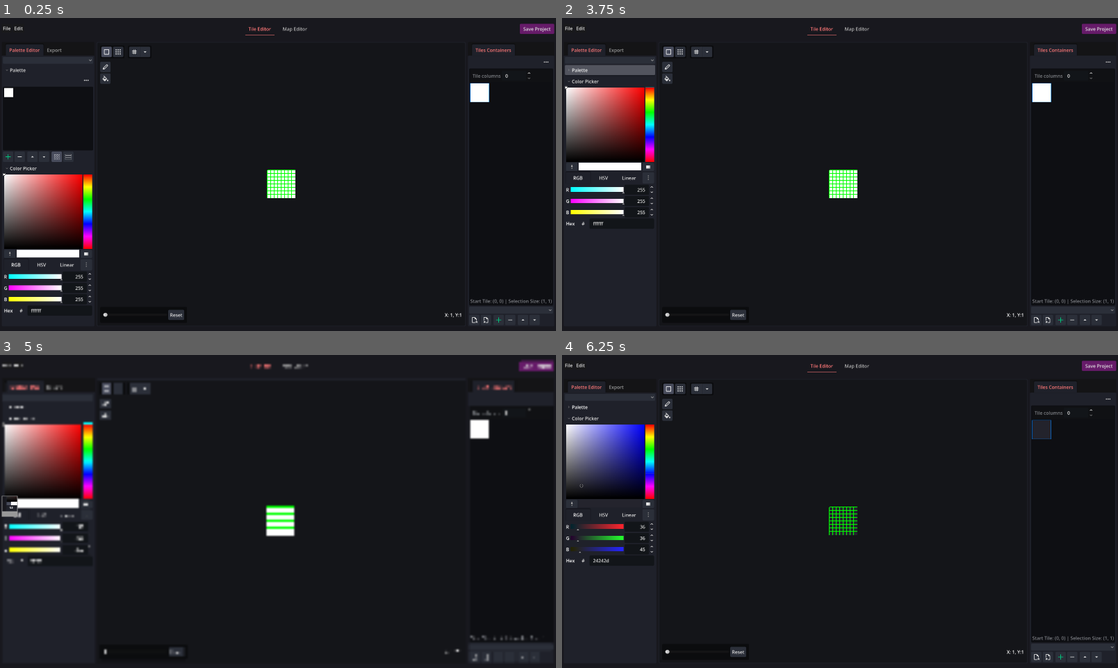
Above: before the commit, frames 1-4 (two rows, left to right).
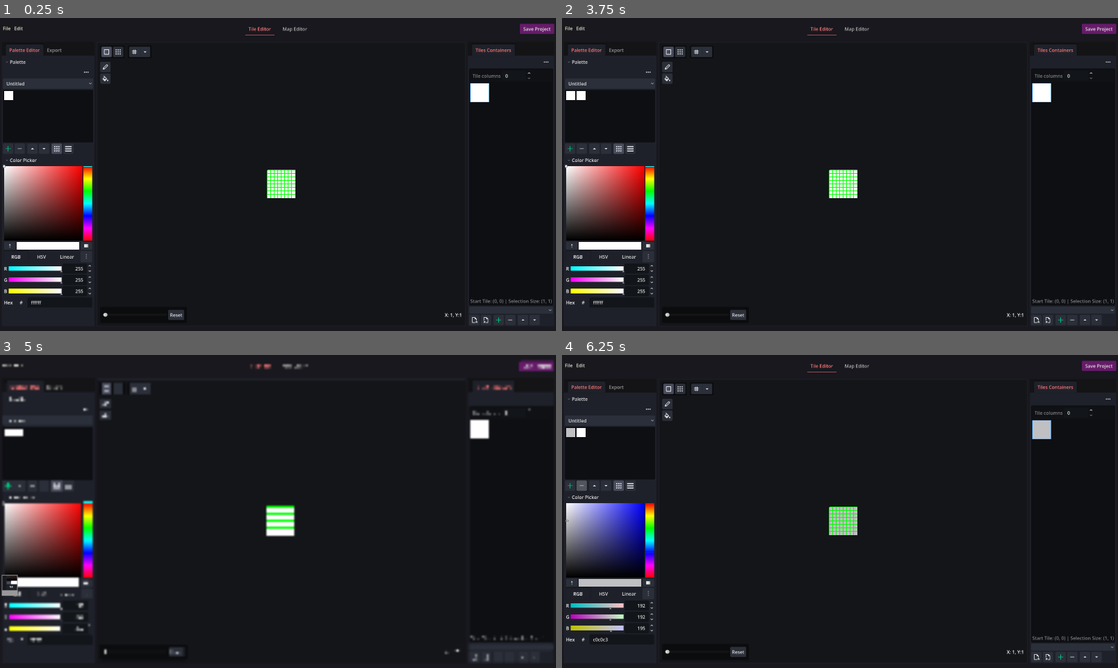
Above: after the commit, the same moments.

Repository: dmoreland117/gba-tile-edit
Game: Godot game, scene res://main.tscn
Same seed, same stepped clock (60 frames per second), same inputs: the game is played once before the commit and once after it. The engine's default icon, where the game draws it, is replaced by a stand-in: a white triangle on a blue panel in a dark square.
Inputs (mouse positions are in pixels of both pictures, inside the frame that each line leads up to; where the layout moved, square brackets give the same spot in the first picture):
- Up to frame 1 (0.25 s): no input
- Up to frame 2 (3.75 s): click (612, 83) [612, 61] at 0.5 s; click (567, 149) [567, 155] at 1.25 s; click (667, 52) at 2 s; click (667, 52) at 2.75 s; click (650, 71) at 3.52 s
- Up to frame 3 (5 s): click (11, 583) [11, 505] at 4.25 s
- Up to frame 4 (6.25 s): click "RGB" at 5 s; click (584, 486) at 5.77 s

The runs differ from the first frame. In frame 1, 6.2% of the frame differs, in the area x 0-17%, y 13-95%; in frame 2, 8.8%; in frame 3, 8.9%, in the area x 0-17%, y 13-92%; in frame 4, 8.3%.

Commit message:
some cleanup

Diff:
--- a/class/gb_palette_data.gd
+++ b/class/gb_palette_data.gd
@@ -5,7 +5,9 @@
 enum {PALETTE_MODE_FIXED, PALETTE_MODE_RGB}
 
 signal palette_updated()
+signal palette_color_added()
 signal palette_color_updated(id:int, color:Color)
+signal palette_color_removed(id:int)
 signal palette_name_changed(new_name:String)
 
 var palette_name:String = 'Untitled'
--- a/class/plugins/export_plugin.gd
+++ b/class/plugins/export_plugin.gd
@@ -19,30 +19,3 @@
 
 func request_update_export_params() -> void:
 	export_params_update_requested.emit()
-
-
-#signal plugin_params_updated()
-#
-#func request_update_params():
-	#plugin_params_updated.emit()
-#
-#func _get_exporter_name() -> String:
-	#return ''
-#
-#func _get_exporter_params() -> Dictionary:
-	#return {}
-#
-#func _export_palette(colors:Array[GBPaletteColor], path:String, params:Dictionary):
-	#pass
-#
-#func _export_tile(tile:GBTileData, path:String, params:Dictionary):
-	#pass
-#
-#func _export_tiles(tiles:Array[GBTileData], path:String, params:Dictionary):
-	#pass
-#
-#func _export_map(map:GBMapData, path:String, params:Dictionary):
-	#pass
-#
-#func _get_filters() -> PackedStringArray:
-	#return []
--- a/class/rgb_palette_data.gd
+++ b/class/rgb_palette_data.gd
@@ -2,9 +2,9 @@
 class_name RGBPaletteData
 
 
-
 func add_color(color=Color.WHITE) -> void:
 	_colors.append(color)
+	palette_color_added.emit()
 	palette_updated.emit()
 
 func get_color(id:int) -> Color:
@@ -25,4 +25,5 @@
 		return
 
 	_colors.remove_at(id)
+	palette_color_removed.emit(id)
 	palette_updated.emit()
--- a/class/test_exporter.gd
+++ /dev/null
@@ -1,29 +0,0 @@
-extends ExportPlugin
-class_name TestExporter
-
-
-func _init() -> void:
-	Project.palettes_updated.connect(request_update_export_params)
-
-func get_exporter_name() -> String:
-	return 'GBA Binary'
-
-func get_supported_types() -> Array[String]:
-	return['palettes']
-
-func get_export_file_filters() -> Array[String]:
-	return []
-
-func get_export_params(type:String) -> Dictionary:
-	return {
-		'palette': {
-			'type': ExportPropContainer.TYPE_ENUM,
-			'options': Project.get_palettes().map(
-				func(e): return e.palette_name
-			),
-			'default': 0
-		}
-	}
-
-func export(path:String, type:String, params) -> bool:
-	return true
--- a/class/test_exporter_c.gd
+++ /dev/null
@@ -1,67 +0,0 @@
-extends ExportPlugin
-class_name TestExporterC
-
-
-func _init() -> void:
-	Project.palettes_updated.connect(request_update_export_params)
-
-func get_exporter_name() -> String:
-	return 'GBA C Header'
-
-func get_supported_types() -> Array[String]:
-	return['palettes', 'tilesets']
-
-func get_export_file_filters() -> Array[String]:
-	return ['*.h']
-
-func get_export_params(type:String) -> Dictionary:
-	var ret = {}
-	if type == 'palettes':
-		ret = {
-			'palette': {
-				'type': ExportPropContainer.TYPE_ENUM,
-				'options': Project.get_palettes().map(
-					func(e): return e.palette_name
-				),
-				'default': 0
-			},
-			'array_name': {
-				'type': TYPE_STRING,
-				'default': Project.get_selected_palette().palette_name
-			},
-			'array_bpp': {
-				'type': ExportPropContainer.TYPE_ENUM,
-				'options': [
-					'4 bpp', '8 bpp'
-				],
-				'default': 0
-			},
-			'array_type': {
-				'type': TYPE_STRING,
-				'default': 'Uint8'
-			}
-		}
-
-	if type == 'tilesets':
-		ret = {
-			'array_name': {
-				'type': TYPE_STRING,
-				'default': Project.get_selected_palette().palette_name
-			},
-			'array_bpp': {
-				'type': ExportPropContainer.TYPE_ENUM,
-				'options': [
-					'4 bpp', '8 bpp'
-				],
-				'default': 0
-			},
-			'array_type': {
-				'type': TYPE_STRING,
-				'default': 'Uint8'
-			}
-		}
-
-	return ret
-
-func export(path:String, type:String, params) -> bool:
-	return true
--- /dev/null
+++ b/global/event_buss.gd
@@ -0,0 +1,4 @@
+extends Node
+
+
+signal on_event(category:String, )
--- a/global/project.gd
+++ b/global/project.gd
@@ -2,8 +2,6 @@
 
 
 signal Preset_idx_changed(idx:int)
-signal selected_palette_changed(new_palette:GBPaletteData)
-signal palettes_updated()
 signal tilesets_updated()
 signal maps_updated()
 signal proj_name_changed(new_name:String)
@@ -16,8 +14,7 @@
 		preset_idx = val
 		Preset_idx_changed.emit(val)
 
-
-var _palettes:Array[GBPaletteData] = []
+var palettes:Palettes = Palettes.new()
 var _tilesets:Array[GBTileSet] = []
 var _maps:Array[GBMapData] = []
 
@@ -41,11 +38,11 @@
 	Log.pr('Creating Project with system type:', preset.name)
 	Log.debug(preset)
 
-	_palettes.clear()
+	palettes.clear()
 	_tilesets.clear()
 	_maps.clear()
 
-	_palettes.append(RGBPaletteData.new())
+	palettes.add_palette(RGBPaletteData.new())
 	_tilesets.append(GBTileSet.new(Vector2(8, 8)))
 	_maps.append(GBMapData.new())
 
@@ -69,34 +66,19 @@
 
 	#Exporter.default_exporter = preset.get('default_export_plugin_idx', 0)
 
-	if _palettes[0] is FixedPaletteData:
-		_palettes[0].register_fixed_colors([Color.WHITE, Color.GREEN])
-	_palettes[0].add_color()
+	#if _palettes[0] is FixedPaletteData:
+		#_palettes[0].register_fixed_colors([Color.WHITE, Color.GREEN])
+	palettes.get_palette(0).add_color()
 	_tilesets[0].add_tile()
 
 func clear():
 	_maps.clear()
 	_tilesets.clear()
-	_palettes.clear()
+	palettes.clear()
 
 	proj_name = ''
 
-func get_palette(idx:int) -> GBPaletteData:
-	return _palettes.get(idx)
 
-func get_palettes() -> Array[GBPaletteData]:
-	return _palettes
-
-func select_palette(idx:int):
-	Context.selected_palette_index = idx
-	selected_palette_changed.emit(_palettes[idx])
-
-func get_selected_palette() -> GBPaletteData:
-	return _palettes.get(Context.selected_palette_index)
-
-func add_palette(new_palette:GBPaletteData):
-	_palettes.append(new_palette)
-	palettes_updated.emit()
 
 func get_tileset(idx:int) ->GBTileSet:
 	if _tilesets.is_empty():
@@ -123,3 +105,23 @@
 
 func get_maps() -> Array[GBMapData]:
 	return _maps
+
+class Palettes:
+	signal palettes_updated()
+
+	var _palettes:Array[GBPaletteData] = []
+
+
+	func get_palette(idx:int) -> GBPaletteData:
+		return _palettes.get(idx)
+
+	func get_palettes() -> Array[GBPaletteData]:
+		return _palettes
+
+	func add_palette(new_palette:GBPaletteData):
+		_palettes.append(new_palette)
+		palettes_updated.emit()
+
+	func clear():
+		_palettes.clear()
+		palettes_updated.emit()
--- a/plugins/base_exporters/gba_bin_exporter.gd
+++ b/plugins/base_exporters/gba_bin_exporter.gd
@@ -3,7 +3,7 @@
 
 
 func _init() -> void:
-	Project.palettes_updated.connect(request_update_export_params)
+	Project.palettes.palettes_updated.connect(request_update_export_params)
 
 func get_exporter_name() -> String:
 	return 'GBA Binary'
@@ -20,7 +20,7 @@
 		ret = {
 			'palette': {
 				'type': ExportPropContainer.TYPE_ENUM,
-				'options': Project.get_palettes().map(
+				'options': Project.palettes.get_palettes().map(
 					func(e): return e.palette_name
 				),
 				'default': 0
--- a/plugins/base_exporters/gba_c_header_exporter.gd
+++ b/plugins/base_exporters/gba_c_header_exporter.gd
@@ -13,7 +13,7 @@
 
 
 func _init() -> void:
-	Project.palettes_updated.connect(request_update_export_params)
+	Project.palettes.palettes_updated.connect(request_update_export_params)
 
 func get_exporter_name() -> String:
 	return 'GBA Dexkit Pro C Header'
--- a/plugins/palette_editor/palette_editor.gd
+++ b/plugins/palette_editor/palette_editor.gd
@@ -1,5 +1,6 @@
 class_name PaletteEditor
 extends ScrollContainer
+
 
 signal color_prssed(id:int)
 
@@ -56,6 +57,7 @@
 		#fixed_color_picker.show()
 		#fixed_color_picker.colors = palette.get_fixed_colors()
 		#color_picker.hide()
+
 #endregion
 
 #region privates
@@ -95,12 +97,27 @@
 				_hovered_color_id = cr.get_index()
 		)
 
+func _populate_palette_selector_dropdown():
+	if !selected_palette_opt:
+		return
+
+	selected_palette_opt.clear()
+	for palette in Project.palettes.get_palettes():
+		selected_palette_opt.add_item(palette.palette_name.capitalize())
+
 #endregion
 
 func _ready() -> void:
 	set_palette(palette)
 
+	_populate_palette_selector_dropdown()
+	if selected_palette_opt:
+		selected_palette_opt.select(0)
+
 	pass
+
+func _connect_signals():
+	Project.palettes.palettes_updated.connect(_on_project_palettes_updated)
 
 func _input(event: InputEvent) -> void:
 	if !_mouse_inside_panel:
@@ -144,159 +161,12 @@
 
 	palette.set_color_indexed(selected_color_id, idx)
 
+func _on_project_palettes_updated():
+	var last_id = selected_palette_opt.selected
+	_populate_palette_selector_dropdown()
+	selected_palette_opt.select(last_id)
+
+func _on_selected_palette_opt_item_selected(index: int) -> void:
+	set_palette(Project.palettes.get_palette(index))
+
 #endregion
-
-#func _ready() -> void:
-	#Context.selected_palette_color_index_changed.connect(_on_context_selected_color_changed)
-	#Context.selected_palette_bank_changed.connect(_on_context_selected_color_changed)
-	#
-	#Project.palettes_updated.connect(_populate_selected_palettes_opt)
-	#Project.selected_palette_changed.connect(_on_palette_selected)
-	#_on_palette_selected(Project._palettes[Context.selected_palette_index])
-	#
-	#_populate_selected_palettes_opt()
-	##_register_commands()
-#
-#func _on_palette_selected(new_palette):
-	#Context.selected_palette_index = 0
-	#Context.selected_palette_bank_index = 0
-	#
-	#_on_palette_mode_changed(new_palette.mode)
-#
-	#_draw_colors(new_palette)
-	#
-	#color_picker.color = new_palette.get_color(
-		#Context.selected_palette_index
-	#)
-	#
-	#palette_name_input.text = new_palette.palette_name
-	#
-	#new_palette.palette_updated.connect(_draw_colors.bind(Project.get_selected_palette()))
-	#new_palette.palette_mode_changed.connect(_on_palette_mode_changed)
-	#new_palette.fixed_colors_registered.connect(fixed_color_picker.draw_colors)
-	#new_palette.palette_name_changed.connect(_on_palette_name_changed)
-#
-#func _populate_selected_palettes_opt():
-	#selected_palette_opt.clear()
-	#
-	#for palette in Project.get_palettes():
-		#selected_palette_opt.add_item(palette.palette_name)
-	#
-	#selected_palette_opt.selected = Context.selected_palette_index
-#
-#func _draw_colors(palette:GBPaletteData):
-	#for child in palette_grid.get_children():
-		#child.queue_free()
-	#
-	#if banked:
-		#var banks = []
-		#for i in range(0, palette.get_colors().size(), palette.bank_size):
-			#banks.append(palette.get_colors().slice(i, i + palette.bank_size))
-		#
-		#for bank_idx in range(banks.size()):
-			#var inst:PaletteBankContainer = PALETTE_BANK.instantiate()
-			#inst.colors = banks[bank_idx]
-			#inst.bank = bank_idx
-			#inst.color_selected.connect(select_color)
-			#
-			#palette_grid.add_child(inst)
-	#else:
-		#var flow_container = HFlowContainer.new()
-		#flow_container.add_theme_constant_override('h_separation', 8)
-		#flow_container.add_theme_constant_override('v_separation', 8)
-		#flow_container.size_flags_horizontal = Control.SIZE_EXPAND_FILL
-		#palette_grid.add_child(flow_container)
-		#for color in palette.get_colors():
-			#var c = ColorPickerButton.new()
-			#c.color = color
-			#c.toggle_mode = true
-			#c.custom_minimum_size = Vector2(32, 32)
-			#c.pressed.connect(
-			#func():
-				#c.get_popup().hide()
-				#select_color(0, c.get_index())
-			#)
-#
-			#flow_container.add_child(c)
-			#c.button_pressed = c.get_index() == Project.get_selected_palette().bank_and_idx_to_main_idx(
-															#Context.selected_palette_bank_index,
-															#Context.selected_palette_color_index)
-#
-#func set_banked(new_banked:bool):
-	#banked = new_banked
-	#if palette_grid:
-		#_draw_colors(Project.get_selected_palette())
-#
-#func select_color(bank:int, idx:int):
-	#CommandPalette.call_command('selectcolor', idx, bank)
-#
-#func _on_context_selected_color_changed(idx):
-	#color_picker.color = Project._palettes[0].get_color(
-		#Project._palettes[0].bank_and_idx_to_main_idx(
-			#Context.selected_palette_bank_index,
-			#Context.selected_palette_color_index
-		#)
-	#)
-	#_draw_colors(Project.get_selected_palette())
-#
-#func _on_color_picker_color_changed(color: Color) -> void:
-	#CommandPalette.call_command(
-		#'setcolor',
-		#color.r8, color.g8, color.b8,
-		#Context.selected_palette_color_index,
-		#Context.selected_palette_bank_index
-	#)
-#
-#
-#func _on_add_color_btn_3_pressed() -> void:
-	#CommandPalette.call_command('addcolor')
-#
-#func _on_remove_color_btn_4_pressed() -> void:
-	#CommandPalette.call_command(
-		#'removecolor',
-		#Context.selected_palette_color_index,
-		#Context.selected_palette_bank_index
-	#)
-#
-#func _on_move_up_btn_pressed() -> void:
-	#pass # Replace with function body.
-#
-#func _on_move_down_btn_pressed() -> void:
-	#pass # Replace with function body.
-#
-#func _on_banked_btn_toggled(toggled_on: bool) -> void:
-	#banked = toggled_on
-#
-#func _on_palette_mode_changed(mode:int):
-	#if mode == GBPaletteData.PALETTE_MODE_FIXED:
-		#color_picker.hide()
-		#fixed_color_picker.show()
-	#else:
-		#color_picker.show()
-		#fixed_color_picker.hide()
-#
-#func _on_fixed_mode_btn_toggled(toggled_on: bool) -> void:
-	#if toggled_on:
-		#Project.get_selected_palette().mode = GBPaletteData.PALETTE_MODE_FIXED
-		#return
-	#
-	#Project.get_selected_palette().mode = GBPaletteData.PALETTE_MODE_RGB
-#
-#func _on_fixed_color_picker_selected_color_changed(idx: Variant) -> void:
-	#Project.palette.set_color(
-		#Project.palette.bank_and_idx_to_main_idx(
-			#Context.selected_palette_bank_index,
-			#Context.selected_palette_color_index,
-		#),
-		#idx
-	#)
-#
-#func _on_palette_name_changed(new_name:String):
-	#palette_name_input.text = new_name
-#
-#func _on_palette_name_input_text_submitted(new_text: String) -> void:
-	#Project.get_selected_palette().set_palette_name(new_text)
-	#selected_palette_opt.set_item_text(Context.selected_palette_index, new_text)
-#
-#func _on_selected_palette_opt_item_selected(index: int) -> void:
-	#Project.select_palette(index)
--- a/plugins/palette_editor/palette_editor.tscn
+++ b/plugins/palette_editor/palette_editor.tscn
@@ -28,10 +28,6 @@
 size_flags_horizontal = 3
 size_flags_vertical = 3
 
-[node name="selected_palette_opt" type="OptionButton" parent="VBoxContainer" unique_id=587725739]
-unique_name_in_owner = true
-layout_mode = 2
-
 [node name="FoldableContainer" type="FoldableContainer" parent="VBoxContainer" unique_id=1904518599]
 layout_mode = 2
 title = "Palette"
@@ -49,6 +45,10 @@
 size_flags_horizontal = 10
 icon = ExtResource("2_3uvmv")
 flat = true
+
+[node name="selected_palette_opt" type="OptionButton" parent="VBoxContainer/FoldableContainer/palette_colors_and_toolbar" unique_id=587725739]
+unique_name_in_owner = true
+layout_mode = 2
 
 [node name="PanelContainer" type="PanelContainer" parent="VBoxContainer/FoldableContainer/palette_colors_and_toolbar" unique_id=1777727505]
 layout_mode = 2
@@ -172,7 +172,7 @@
 can_add_swatches = false
 presets_visible = false
 
-[connection signal="item_selected" from="VBoxContainer/selected_palette_opt" to="VBoxContainer" method="_on_selected_palette_opt_item_selected"]
+[connection signal="item_selected" from="VBoxContainer/FoldableContainer/palette_colors_and_toolbar/selected_palette_opt" to="." method="_on_selected_palette_opt_item_selected"]
 [connection signal="mouse_entered" from="VBoxContainer/FoldableContainer/palette_colors_and_toolbar/PanelContainer/MarginContainer/VBoxContainer/HBoxContainer/VBoxContainer/ScrollContainer/color_button_hflow" to="." method="_on_color_button_hflow_mouse_entered"]
 [connection signal="mouse_exited" from="VBoxContainer/FoldableContainer/palette_colors_and_toolbar/PanelContainer/MarginContainer/VBoxContainer/HBoxContainer/VBoxContainer/ScrollContainer/color_button_hflow" to="." method="_on_color_button_hflow_mouse_exited"]
 [connection signal="pressed" from="VBoxContainer/FoldableContainer/palette_colors_and_toolbar/vbox/VBoxContainer2/add_color_btn3" to="." method="_on_add_color_btn_3_pressed"]
--- a/plugins/palette_editor/palette_editor_plugin.gd
+++ b/plugins/palette_editor/palette_editor_plugin.gd
@@ -7,14 +7,9 @@
 func _enter_tree() -> void:
 	_register_commands()
 
-	Project.palettes_updated.connect(
-		func():
-			palette_editor.palette = Project.get_selected_palette()
-	)
-
 	palette_editor = PALETTE_EDITOR.instantiate()
 	Ui.get_container(Ui.LEFT_CONTAINER).add_child(palette_editor)
-	palette_editor.palette = Project.get_selected_palette()
+	palette_editor.palette = Project.palettes.get_palette(0)
 
 func _exit_tree() -> void:
 	pass
@@ -127,7 +122,7 @@
 	return true
 
 func _add_color():
-	Project.get_selected_palette().add_color()
+	Project.palettes.get_selected_palette().add_color()
 
 	return true
 
--- a/plugins/tile_editor/tile_editor.gd
+++ b/plugins/tile_editor/tile_editor.gd
@@ -146,7 +146,7 @@
 
 	grid_viewer.data.show_grid = true
 
-	tile_texture.palette = Project.get_selected_palette()
+	tile_texture.palette = Project.palettes.get_palette(0)
 	tile_texture.tiles_set.connect(_on_tile_texture_tiles_set)
 	set_tile_idx(tile_idx)
 
--- a/plugins/tile_editor/tile_editor_plugin.gd
+++ b/plugins/tile_editor/tile_editor_plugin.gd
@@ -20,7 +20,7 @@
 			tile_editor.tile_idx = idx
 	)
 
-	Project.palettes_updated.connect(
+	Project.palettes.palettes_updated.connect(
 		func():
 			tile_editor.set_palette(Context.selected_palette_index)
 	)
--- a/plugins/tile_viewer_selector/tile_viewer.gd
+++ b/plugins/tile_viewer_selector/tile_viewer.gd
@@ -59,7 +59,7 @@
 		var inst = TILE_TEXTURE.instantiate()
 		var a:Array[GBTileData] = [tile]
 		inst.tiles = a
-		inst.palette = Project.get_selected_palette()
+		inst.palette = Project.palettes.get_palette(0)
 		inst.custom_minimum_size.x = 64
 		inst.custom_minimum_size.y = 64
 
--- a/widget/tile_texture.gd
+++ b/widget/tile_texture.gd
@@ -63,10 +63,6 @@
 	set_tiles(tiles)
 	set_palette(palette)
 	texture_filter = CanvasItem.TEXTURE_FILTER_NEAREST
-
-	var pal = Project.get_selected_palette()
-	if pal:
-		pal.palette_updated.connect(_draw_tiles)
 
 func update():
 	_draw_tiles()
Not shown, removed: class/test_exporter.gd.uid
Not shown, removed: class/test_exporter_c.gd.uid
Not shown, added: global/event_buss.gd.uid
